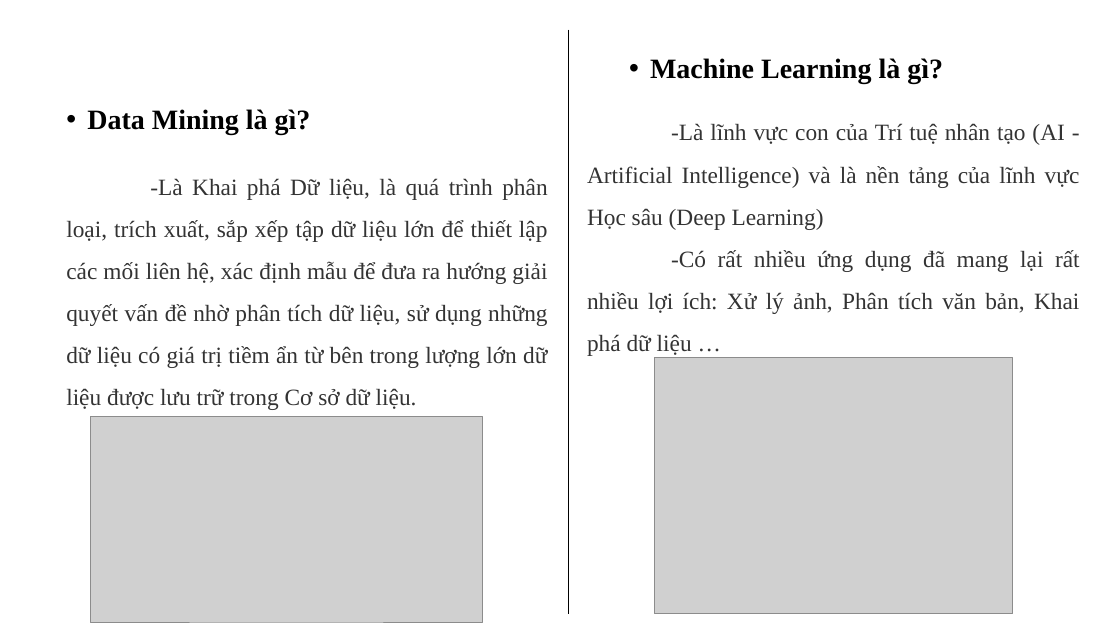
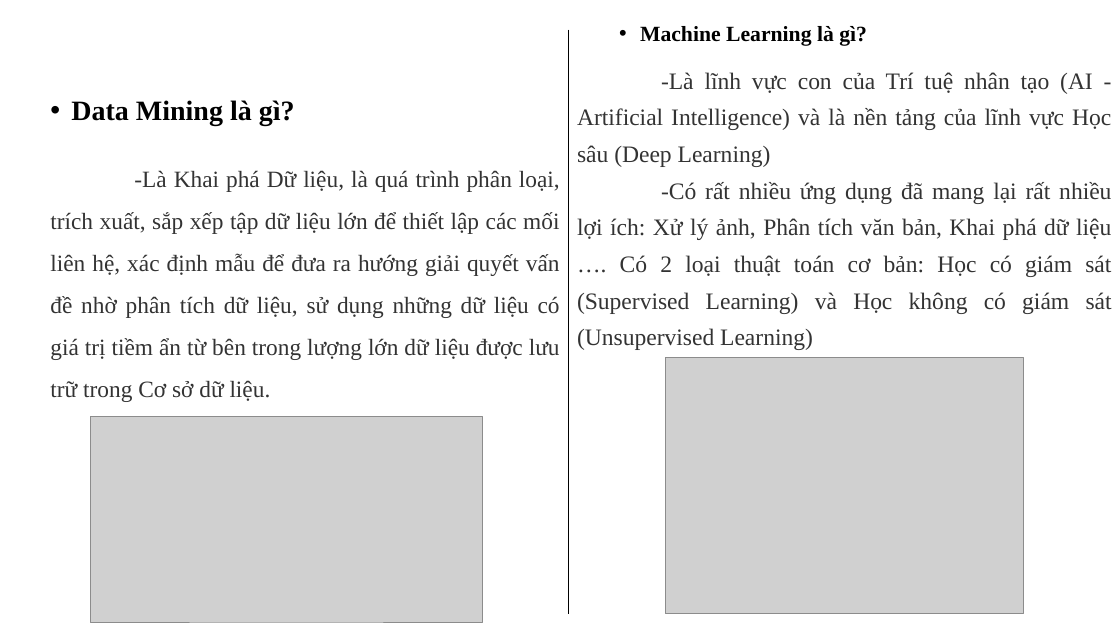
Before and after one commit to tanduy2407/Covid-19, a slide deck: slide 5 of data/DATH_HK1_2122_41502101_PhamHoangTanDuy.pptx. Drawn at 1120x630 pixels with LibreOffice and Linux fonts; fonts in the diff are those of the drawing; grey boxes stand for pictures; background and template pictures are left out. Boxes give left, top, right and bottom in pixels: in the first picture for what was removed or moved away, otherwise in the second. Text is boxed around its words. In the diff, an @@ line names an element or a change of style, - is before the commit and + after.

```diff
--- a/data/DATH_HK1_2122_41502101_PhamHoangTanDuy.pptx
+++ b/data/DATH_HK1_2122_41502101_PhamHoangTanDuy.pptx
@@ text "Machine Learning là gì?": place and size @@
-text "Machine Learning là gì?" at bbox=[587, 58, 1080, 356]
+text "Machine Learning là gì?" at bbox=[577, 26, 1112, 350]
@@ text at bbox=[577, 26, 1111, 167]: size 24 to 18.6 pt in "Machine Learning là gì?"; size 20 to 20.1 pt in "-Là lĩnh vực con của Trí tuệ ..."; line spacing 1.5 to 1.3 @@
@@ text "Data Mining là gì?" rewrapped from bbox=[66, 109, 548, 410] to bbox=[50, 100, 560, 402] @@
@@ text at bbox=[577, 182, 1112, 350]: text changed; size 20 to 20.1 pt @@
--Có rất nhiều ứng dụng đã mang lại rất nhiều lợi ích: Xử lý ảnh, Phân tích văn bản, Khai phá dữ liệu …
+-Có rất nhiều ứng dụng đã mang lại rất nhiều lợi ích: Xử lý ảnh, Phân tích văn bản, Khai phá dữ liệu …. Có 2 loại thuật toán cơ bản: Học có giám sát (Supervised Learning) và Học không có giám sát (Unsupervised Learning)
@@ picture: place and size @@
-picture at bbox=[655, 357, 1013, 614]
+picture at bbox=[665, 357, 1024, 614]
```
Also in this commit, not shown: 13 other slides changed, 4 slides added, 10 slides removed, 11 other files.
